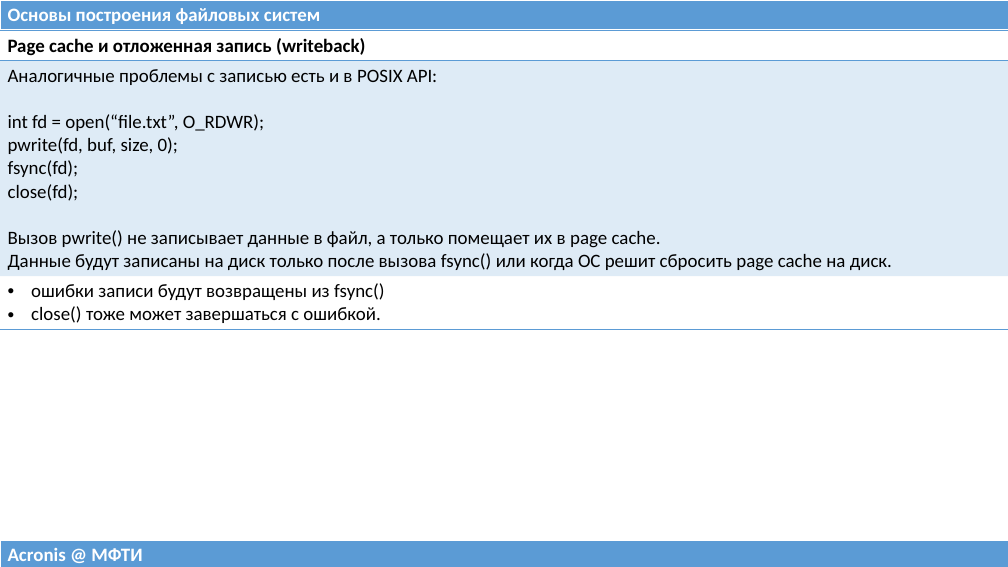
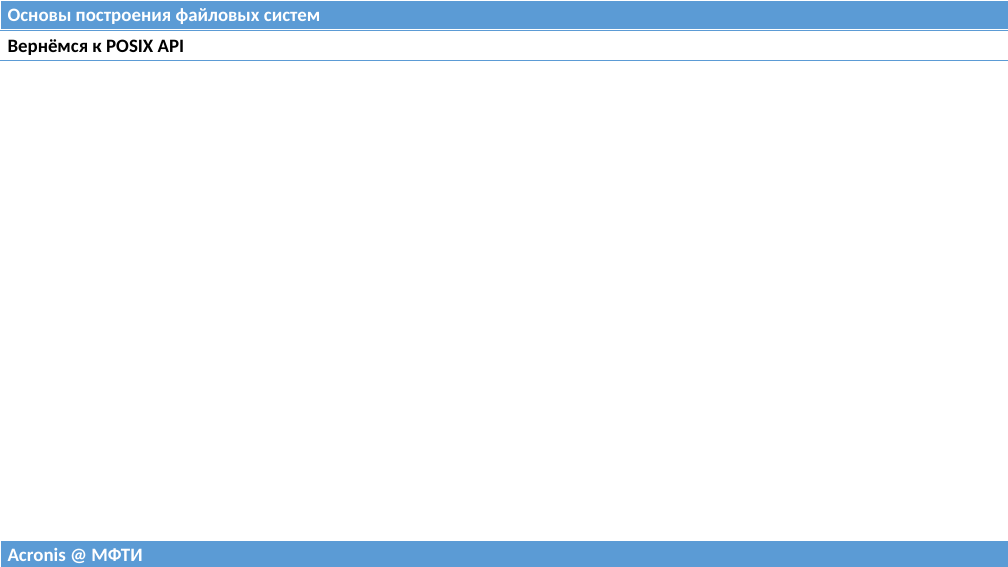
Before and after one commit to 75cc8545e7b021ed280ed0ef99fc7fc4/filesystems-101, a slide deck: slide 9 of talks/src/class02.pptx. Drawn at 1008x567 pixels with LibreOffice and Linux fonts; fonts in the diff are those of the drawing. Boxes give left, top, right and bottom in pixels: in the first picture for what was removed or moved away, otherwise in the second. Text is boxed around its words. In the diff, an @@ line names an element or a change of style, - is before the commit and + after.

Commit message:
Updated class02.
Added a section about the page cache, removed slides about DAX.

```diff
--- a/talks/src/class02.pptx
+++ b/talks/src/class02.pptx
@@ table at [0,30,1008,60] @@
-row 1: Page cache и отложенная запись (writeback)
-row 2: Аналогичные проблемы с записью есть и в POSIX API: / int fd = open(“file.txt”, O_RDWR); / pwrite(fd, buf, size, 0); / fsync(fd); / close(fd); / Вызов pwrite() не записывает данные в файл, а только помещает их в page cache. / Данные будут записаны на диск только после вызова fsync() или когда ОС решит сбросить page cache на диск.
-row 3: ошибки записи будут возвращены из fsync() / close() тоже может завершаться с ошибкой.
+row 1: Вернёмся к POSIX API
```
Also in this commit, not shown: 9 other slides changed, 7 slides added, 1 other file.
